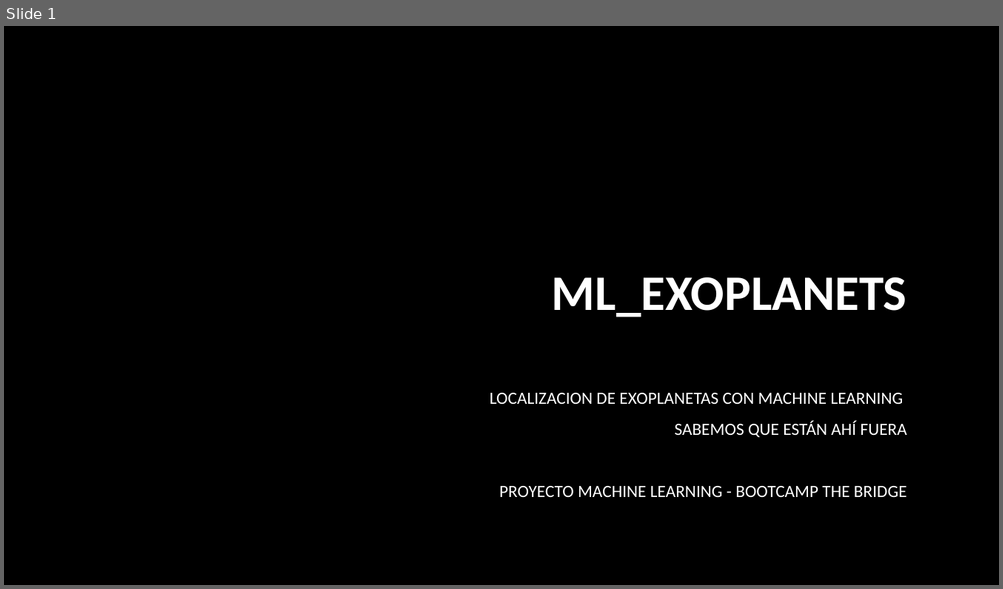
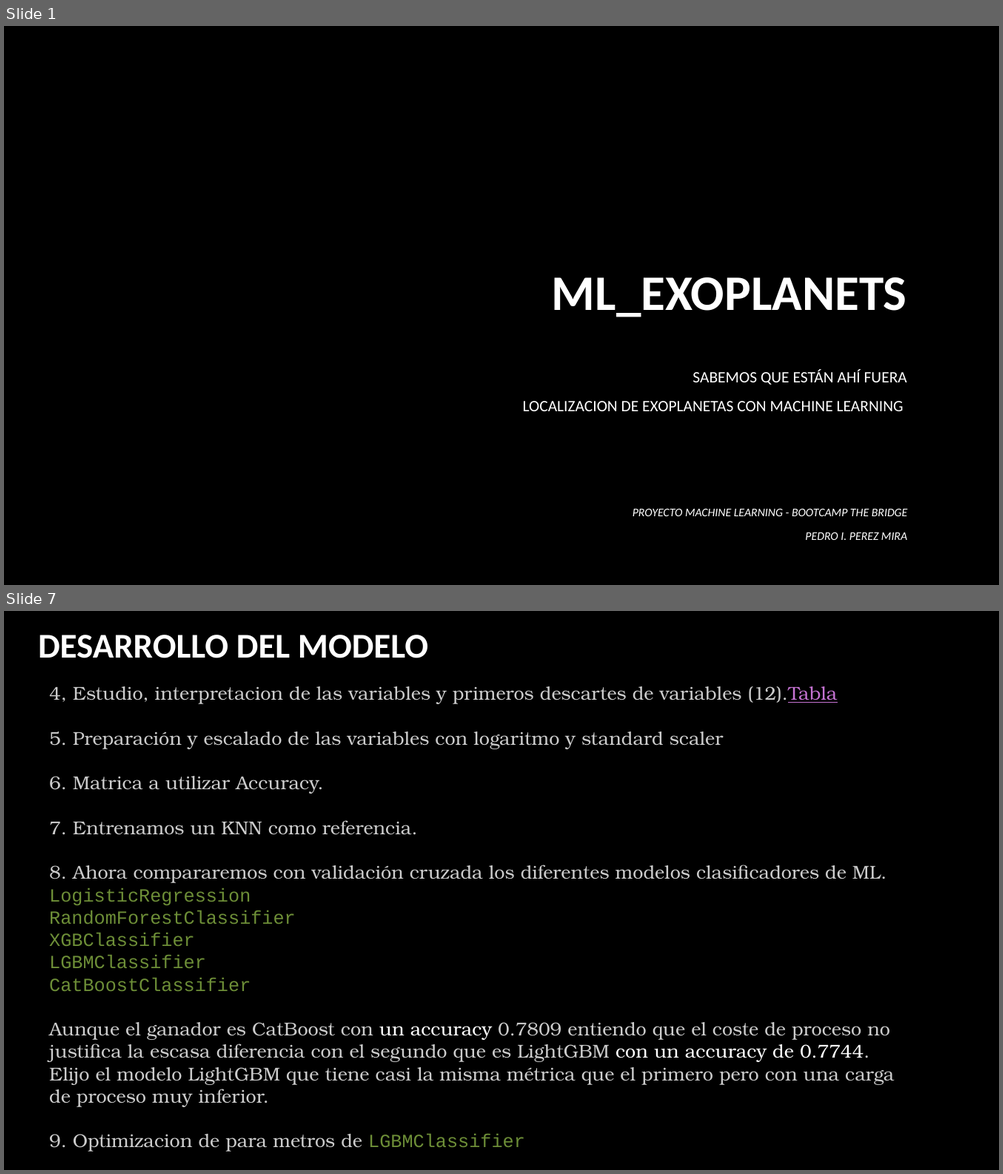
Before and after one commit to PIPM2001/ML_EXOPLANETS, a slide deck: ML_EXOPLANETS.pptx. Shown one above the other, each under a label of ours: slide 1 before the commit, slides 1 and 7 after it; the slides between them are not shown. The pictures are 1003x589 and 1003x1174 pixels, drawn with LibreOffice and Linux fonts; fonts in the diff are those of the drawing; background and template pictures are left out. Boxes give left, top, right and bottom in pixels: in the first picture for what was removed or moved away, otherwise in the second. Text is boxed around its words. In the diff, an @@ line names an element or a change of style, - is before the commit and + after.

```diff
--- a/ML_EXOPLANETS.pptx
+++ b/ML_EXOPLANETS.pptx
@@ slide 7 added at box(4, 611, 999, 1170), background picture (left out) @@
@@ text added at box(38, 635, 428, 658), 33.6 pt, text #FFFFFF, bold @@
+DESARROLLO DEL MODELO
@@ text added at box(49, 686, 893, 1152), 18 pt, text #CCCCCC @@
+4, Estudio, interpretacion de las variables y primeros descartes de variables (12).Tabla
+5. Preparación y escalado de las variables con logaritmo y standard scaler
+6. Matrica a utilizar Accuracy.
+7. Entrenamos un KNN como referencia.
+8. Ahora compararemos con validación cruzada los diferentes modelos clasificadores de ML. LogisticRegression
+RandomForestClassifier
+XGBClassifier
+LGBMClassifier
+CatBoostClassifier
+Aunque el ganador es CatBoost con un accuracy 0.7809 entiendo que el coste de proceso no justifica la escasa diferencia con el segundo que es LightGBM con un accuracy de 0.7744. Elijo el modelo LightGBM que tiene casi la misma métrica que el primero pero con una carga de proceso muy inferior.
+9. Optimizacion de para metros de LGBMClassifier
@@ slide 1 changed as well @@
@@ subtitle "SABEMOS QUE ESTÁN AHÍ FUERA": place and size @@
-subtitle "SABEMOS QUE ESTÁN AHÍ FUERA" at box(489, 393, 907, 497)
+subtitle "SABEMOS QUE ESTÁN AHÍ FUERA" at box(523, 369, 907, 412)
@@ subtitle at box(692, 369, 907, 385): paragraph added @@
+SABEMOS QUE ESTÁN AHÍ FUERA
@@ subtitle at box(523, 401, 903, 412): size 16.6 to 15.3 pt in "LOCALIZACION DE EXOPLANETAS CON MACHINE LEARNING" @@
@@ subtitle at box(499, 421, 907, 497): paragraphs removed @@
-SABEMOS QUE ESTÁN AHÍ FUERA
-PROYECTO MACHINE LEARNING - BOOTCAMP THE BRIDGE
@@ text added at box(632, 508, 908, 540), 11.2 pt, text #FFFFFF, italic @@
+PROYECTO MACHINE LEARNING - BOOTCAMP THE BRIDGE
+PEDRO I. PEREZ MIRA
```
Also in this commit, not shown: 1 other slide changed, 9 other slides added, 1 slide removed, 1 other file.
